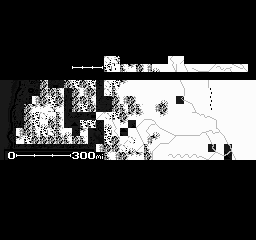
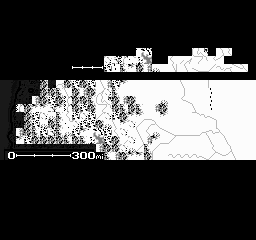
Revision of a layered 256×240 image; what changed, layer by layer:
painted on "Layer #4" over [16, 48, 232, 160]
